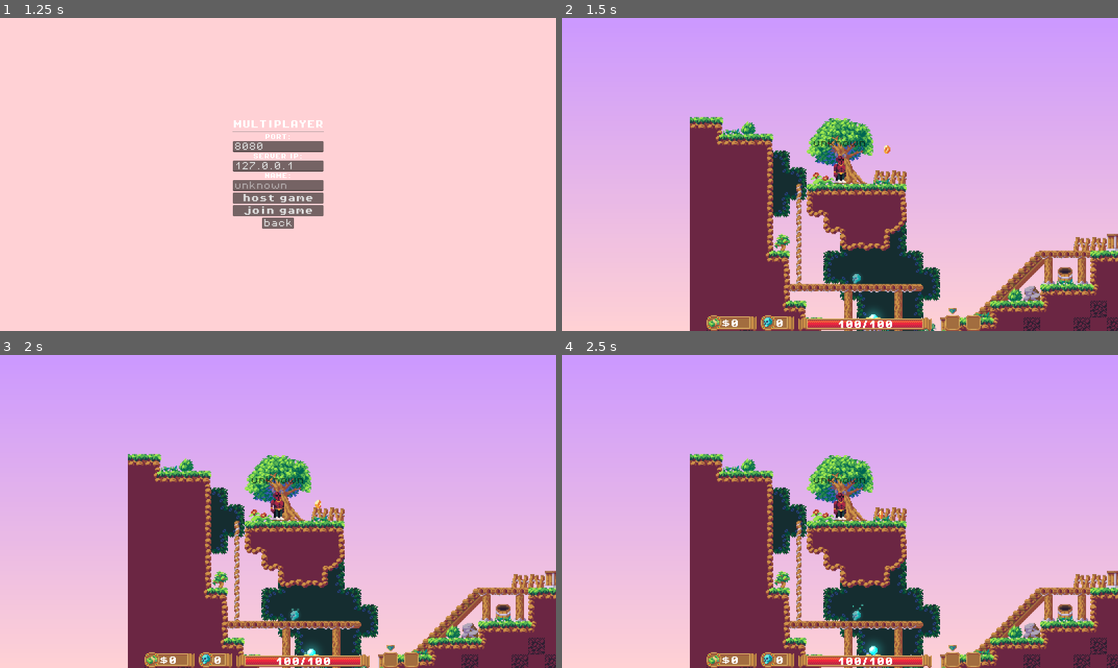
Above: before the commit, frames 1-4 (two rows, left to right).
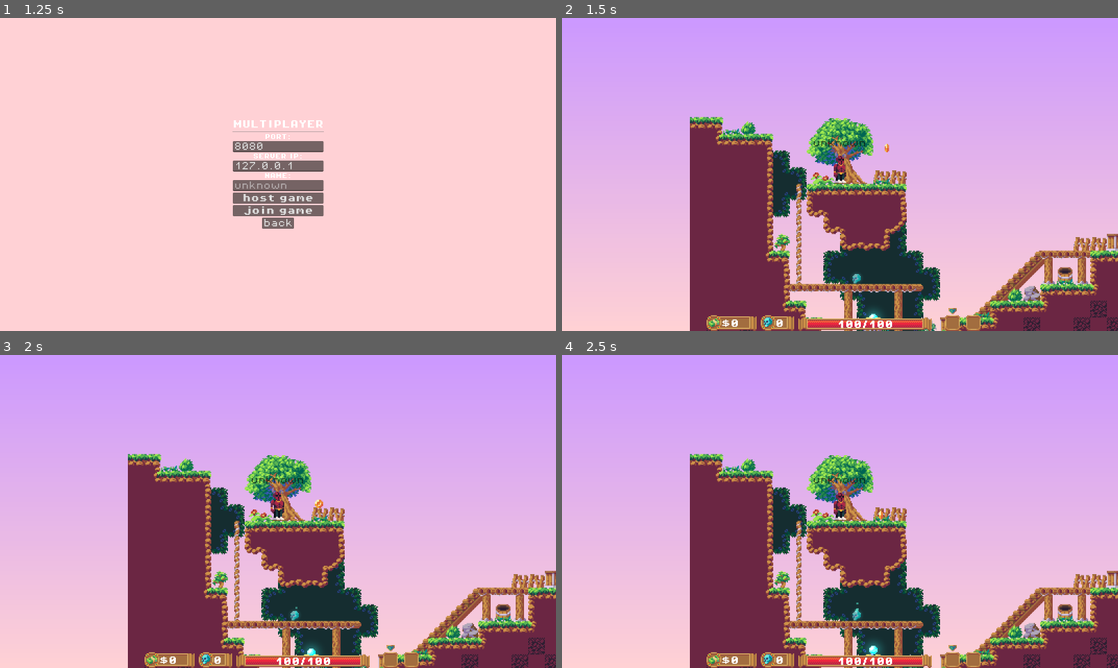
Above: after the commit, the same moments.

Repository: andy-wittig/Deadhelm-WIP
Game: Godot game, scene res://scenes/main_menu.tscn
Two runs of this game, one before a commit and one after it. Both use one fixed random seed, a clock stepped at 60 frames per second and the inputs below.
Inputs (mouse positions are in pixels of both pictures, inside the frame that each line leads up to):
- Up to frame 1 (1.25 s): click "multiplayer" at 0.5 s
- Up to frame 2 (1.5 s): click "host game" at 1.25 s
- Up to frame 3 (2 s): no input
- Up to frame 4 (2.5 s): tap Enter (send_chat) at 2 s; drag from (951, 658) to (795, 570) at 2.02 s

Frame 1 is identical in both runs. In frame 2, less than 0.1% of the frame differs, in the area x 55-68%, y 40-100%; in frame 3, less than 0.1%; in frame 4, less than 0.1%, in the area x 52-64%, y 49-100%.

Commit message:
multiplayer spawner for lever

Diff:
--- a/scenes/main_menu.tscn
+++ b/scenes/main_menu.tscn
@@ -8,18 +8,25 @@
 [ext_resource type="PackedScene" uid="uid://8f6vlpb4dim" path="res://scenes/settings_menu.tscn" id="5_oyons"]
 [ext_resource type="PackedScene" uid="uid://dsmtbe5hbqsrc" path="res://scenes/multiplayer_menu.tscn" id="6_i3fw6"]
 
-[node name="main menu" type="Control"]
+[node name="main menu" type="Node"]
+
+[node name="Level" type="Node" parent="."]
+
+[node name="LevelSpawner" type="MultiplayerSpawner" parent="."]
+_spawnable_scenes = PackedStringArray("res://scenes/game.tscn")
+spawn_path = NodePath("../Level")
+spawn_limit = 1
+
+[node name="MenuControl" type="Control" parent="."]
 layout_mode = 3
 anchors_preset = 15
 anchor_right = 1.0
 anchor_bottom = 1.0
 grow_horizontal = 2
 grow_vertical = 2
-size_flags_horizontal = 0
-size_flags_vertical = 4
 script = ExtResource("1_lami0")
 
-[node name="MenuContainer" type="VBoxContainer" parent="."]
+[node name="MenuContainer" type="VBoxContainer" parent="MenuControl"]
 layout_mode = 1
 anchors_preset = 8
 anchor_left = 0.5
@@ -34,42 +41,42 @@
 grow_vertical = 2
 theme_override_constants/separation = 4
 
-[node name="TextureRect" type="TextureRect" parent="MenuContainer"]
+[node name="TextureRect" type="TextureRect" parent="MenuControl/MenuContainer"]
 layout_mode = 2
 texture = ExtResource("2_u7tpf")
 expand_mode = 5
 stretch_mode = 6
 
-[node name="Spacer" type="Control" parent="MenuContainer"]
+[node name="Spacer" type="Control" parent="MenuControl/MenuContainer"]
 layout_mode = 2
 size_flags_vertical = 3
 
-[node name="startButton" type="Button" parent="MenuContainer"]
+[node name="startButton" type="Button" parent="MenuControl/MenuContainer"]
 layout_mode = 2
 theme_override_fonts/font = ExtResource("2_w2m3k")
 theme_override_font_sizes/font_size = 24
 text = "single player"
 
-[node name="multiplayerButton" type="Button" parent="MenuContainer"]
+[node name="multiplayerButton" type="Button" parent="MenuControl/MenuContainer"]
 layout_mode = 2
 theme_override_fonts/font = ExtResource("2_w2m3k")
 theme_override_font_sizes/font_size = 24
 text = "multiplayer"
 
-[node name="settingsButton" type="Button" parent="MenuContainer"]
+[node name="settingsButton" type="Button" parent="MenuControl/MenuContainer"]
 layout_mode = 2
 theme_override_fonts/font = ExtResource("1_l1je8")
 theme_override_font_sizes/font_size = 24
 text = "settings"
 
-[node name="quitButton" type="Button" parent="MenuContainer"]
+[node name="quitButton" type="Button" parent="MenuControl/MenuContainer"]
 layout_mode = 2
 size_flags_horizontal = 4
 theme_override_fonts/font = ExtResource("1_l1je8")
 theme_override_font_sizes/font_size = 24
 text = "quit game"
 
-[node name="settings_menu" parent="." instance=ExtResource("5_oyons")]
+[node name="settings_menu" parent="MenuControl" instance=ExtResource("5_oyons")]
 visible = false
 layout_mode = 1
 anchors_preset = 8
@@ -78,7 +85,7 @@
 anchor_right = 0.5
 anchor_bottom = 0.5
 
-[node name="multiplayer_menu" parent="." instance=ExtResource("6_i3fw6")]
+[node name="multiplayer_menu" parent="MenuControl" instance=ExtResource("6_i3fw6")]
 visible = false
 layout_mode = 1
 anchors_preset = 8
@@ -87,13 +94,13 @@
 anchor_right = 0.5
 anchor_bottom = 0.5
 
-[node name="TitleScreenMusic" type="AudioStreamPlayer" parent="."]
+[node name="TitleScreenMusic" type="AudioStreamPlayer" parent="MenuControl"]
 stream = ExtResource("4_4asvc")
 volume_db = -20.0
 autoplay = true
 bus = &"Music"
 
-[connection signal="pressed" from="MenuContainer/startButton" to="." method="_on_start_button_pressed"]
-[connection signal="pressed" from="MenuContainer/multiplayerButton" to="." method="_on_multiplayer_button_pressed"]
-[connection signal="pressed" from="MenuContainer/settingsButton" to="." method="_on_settings_button_pressed"]
-[connection signal="pressed" from="MenuContainer/quitButton" to="." method="_on_quit_button_pressed"]
+[connection signal="pressed" from="MenuControl/MenuContainer/startButton" to="MenuControl" method="_on_start_button_pressed"]
+[connection signal="pressed" from="MenuControl/MenuContainer/multiplayerButton" to="MenuControl" method="_on_multiplayer_button_pressed"]
+[connection signal="pressed" from="MenuControl/MenuContainer/settingsButton" to="MenuControl" method="_on_settings_button_pressed"]
+[connection signal="pressed" from="MenuControl/MenuContainer/quitButton" to="MenuControl" method="_on_quit_button_pressed"]
--- a/scripts/multiplayer/multiplayer_manager.gd
+++ b/scripts/multiplayer/multiplayer_manager.gd
@@ -1,4 +1,6 @@
 extends Node
+
+const DEDICATED_SERVER_PORT = 8080
 
 var multiplayer_scene = preload("res://scenes/multiplayer_player.tscn")
 var username := "unknown"
@@ -6,12 +8,13 @@
 var host_mode_enabled = false
 var multiplayer_mode_enabled = false
 
+func _ready():
+	if (OS.has_feature("dedicated_server")):
+		print ("Starting dedicated server...")
+		become_host(DEDICATED_SERVER_PORT).call_deferred()
+
 func become_host(server_port):
 	print ("Hosting the game!")
-
-	get_tree().change_scene_to_file("res://scenes/game.tscn")
-	await get_tree().tree_changed
-	_players_spawn_node = get_tree().get_current_scene().get_node("players")
 
 	multiplayer_mode_enabled = true
 	host_mode_enabled = true
@@ -23,23 +26,34 @@
 	multiplayer.peer_connected.connect(_add_player_to_game)
 	multiplayer.peer_disconnected.connect(_del_player)
 
-	_remove_single_player()
-	_add_player_to_game(1) #host is id 1
+	start_game()
 
 func join_game(server_ip, server_port):
 	print ("Joining the game!")
 
 	multiplayer_mode_enabled = true
 
-	get_tree().change_scene_to_file("res://scenes/game.tscn")
-	await get_tree().tree_changed
-
 	var client_peer = ENetMultiplayerPeer.new()
 	client_peer.create_client(server_ip, server_port)
-
 	multiplayer.multiplayer_peer = client_peer
 
+	start_game()
+
+func start_game():
+	change_level(load("res://scenes/game.tscn"))
+	get_tree().get_current_scene().get_node("MenuControl").queue_free()
 	_remove_single_player()
+	if (multiplayer.is_server()):
+		_players_spawn_node = get_tree().get_current_scene().get_node("Level/Game/players")
+		_add_player_to_game(1)
+
+func change_level(scene: PackedScene):
+	var level = get_tree().get_current_scene().get_node("Level")
+	for object in level.get_children(): #clear old level
+		level.remove_child(object)
+		object.queue_free()
+
+	level.add_child(scene.instantiate())
 
 func _add_player_to_game(id: int):
 	print ("Player %s joined the game!" % id)
@@ -58,5 +72,5 @@
 
 func _remove_single_player():
 	print ("Removing single player")
-	var player_to_remove = get_tree().get_current_scene().get_node("players/player")
+	var player_to_remove = get_tree().get_current_scene().get_node("Level/Game/players/player")
 	player_to_remove.queue_free()
--- a/scripts/multiplayer/multiplayer_menu.gd
+++ b/scripts/multiplayer/multiplayer_menu.gd
@@ -2,11 +2,6 @@
 
 var server_port = 8080
 var server_ip = "127.0.0.1"
-
-func _ready():
-	if (OS.has_feature("dedicated_server")):
-		print ("Starting dedicated server...")
-		MultiplayerManager.become_host(server_port)
 
 func _on_host_button_pressed():
 	MultiplayerManager.become_host(server_port)
@@ -15,7 +10,7 @@
 	MultiplayerManager.join_game(server_ip, server_port)
 
 func _on_back_button_pressed():
-	get_parent().return_to_main_menu()
+	get_parent().return_to_prev_menu()
 
 func _on_port_entry_text_changed(new_text):
 	server_port = int(new_text)
